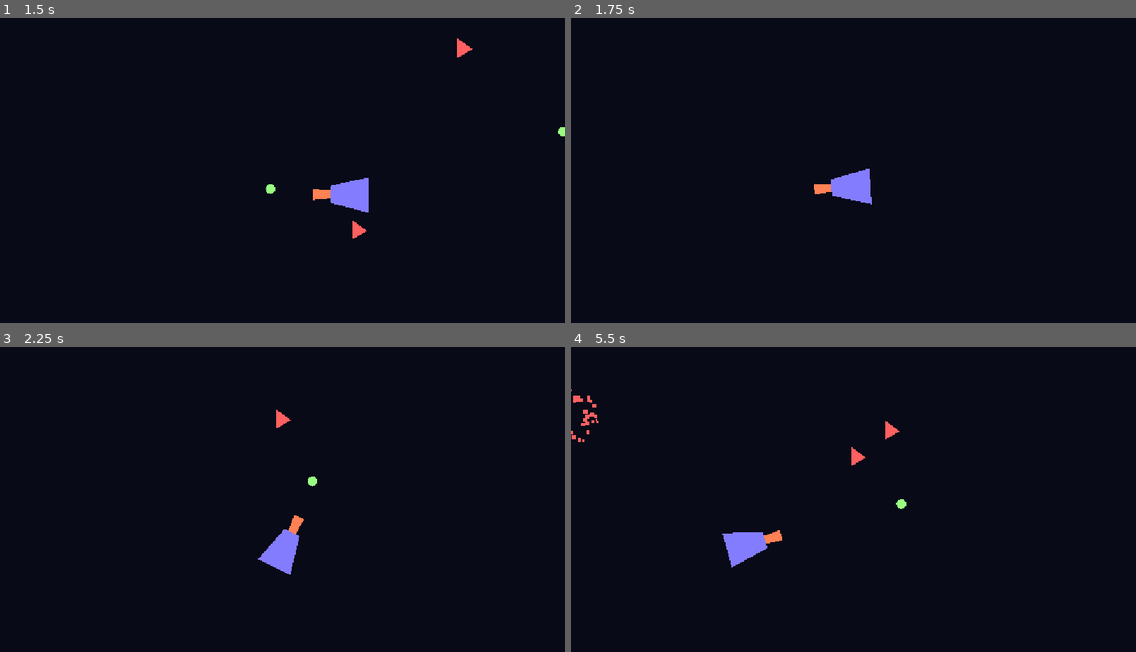
Above: before the commit, frames 1-4 (two rows, left to right).
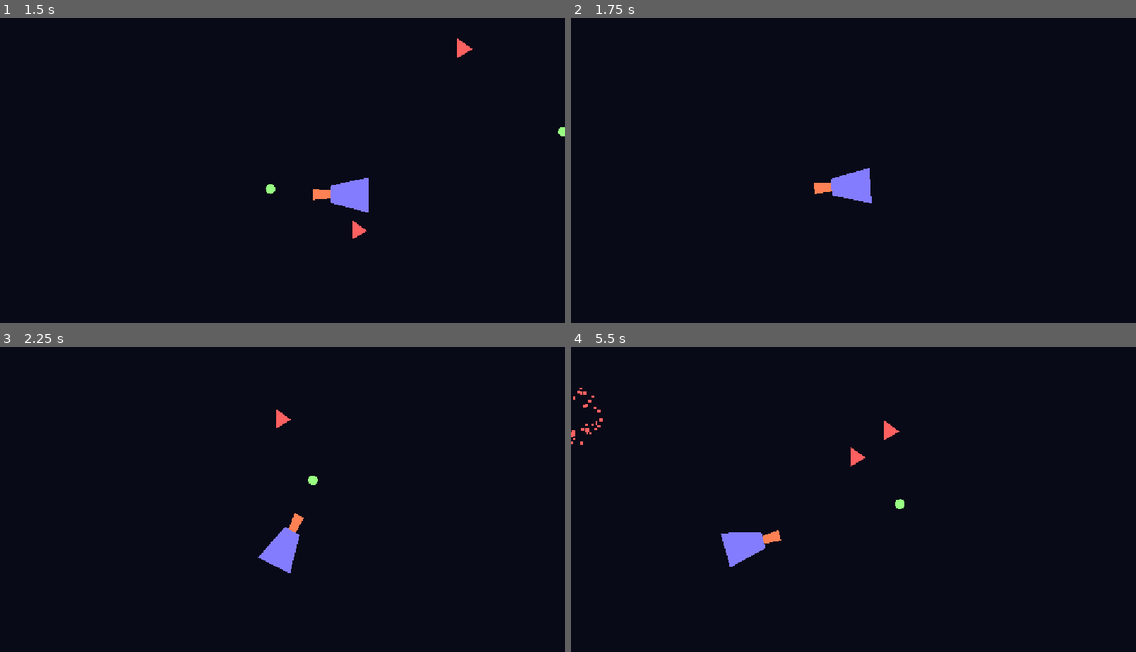
Above: after the commit, the same moments.

Repository: juansfierro/valentine-game-jam
Game: Godot game, scene res://scenes/game.tscn
The game is run twice, just before and just after one commit, with the same random seed, the same clock (stepped at 60 frames per second) and the same inputs.
Inputs (mouse positions are in pixels of both pictures, inside the frame that each line leads up to):
- Up to frame 1 (1.5 s): tap Enter at 0.5 s; move the mouse to (406, 161) at 0.52 s; hold D (right) 0.53-1.28 s; tap Space (shoot) at 0.6, 1.35 s; move the mouse to (169, 191) at 1.27 s; hold S (down) from 1.28 s (still down)
- Up to frame 2 (1.75 s): keep holding S (down)
- Up to frame 3 (2.25 s): move the mouse to (339, 435) at 2.02 s; release S (down) at 2.03 s; hold D (right) from 2.03 s (still down); tap Space (shoot) at 2.1 s
- Up to frame 4 (5.5 s): move the mouse to (825, 569) at 2.77 s; release D (right) at 2.78 s; hold W (up) 2.78-3.53 s; tap Space (shoot) every 0.75 s from 2.85 to 5.1 s; move the mouse to (1023, 554) at 3.52 s; hold A (left) 3.53-5.03 s; move the mouse to (684, 456) at 4.27 s; move the mouse to (881, 505) at 5.02 s; hold S (down) from 5.03 s (still down)

Frame 1 is identical in both runs. In frame 2, less than 0.1% of the frame differs, in the area x 43-54%, y 49-62%; in frame 3, 0.1%; in frame 4, 0.4%, in the area x 0-60%, y 13-73%.

Commit message:
Player can now take damage.

Diff:
--- a/alive_class.gd
+++ b/alive_class.gd
@@ -2,13 +2,13 @@
 
 class_name Alive
 
-@export var max_health: float
-@export var speed: float
-@export var damage: float
+@export var max_health: int
+@export var speed: int
+@export var damage: int
 
-var current_health: float
+var current_health: int
 
-func _init(health: float = 100.0, spd: float = 50.0, dmg: float = 10.0) -> void:
+func _init(health: int = 100, spd: int = 50, dmg: int = 10) -> void:
 	max_health = health
 	speed = spd
 	damage = dmg
@@ -16,7 +16,7 @@
 func _ready() -> void:
 	current_health = max_health
 
-func take_damage(amount: float) -> void:
+func take_damage(amount: int) -> void:
 	current_health -= amount
 
 	if current_health <= 0:
--- a/scripts/bullet.gd
+++ b/scripts/bullet.gd
@@ -2,13 +2,13 @@
 
 class_name Bullet
 
-@export var damage: float
-@export var speed: float
+@export var damage: int
+@export var speed: int
 
 var direction: Vector2
 var explosion_scene = preload("res://scenes/explosion.tscn")
 
-func _init(dmg: float = 100.0, spd: float = 10.0):
+func _init(dmg: int = 100, spd: int = 10):
 	damage = dmg
 	speed = spd
 
@@ -18,7 +18,7 @@
 func _on_body_entered(body: Node2D) -> void:
 	explode()
 	if body.is_in_group("alive"):
-		body.take_damage(100.0)
+		body.take_damage(100)
 
 func explode() -> void:
 	var explosion = explosion_scene.instantiate()
--- a/scripts/player.gd
+++ b/scripts/player.gd
@@ -3,18 +3,17 @@
 class_name Player
 
 var bullet_scene = preload("res://scenes/bullet.tscn")
-const SPEED = 200
 @onready var is_reloading = false
 @onready var shooty_part = $ShootyPart
 
-func _init(health: float = 100.0, spd: float = 200.0, dmg: float = 100.0):
+func _init(health: int = 100, spd: int = 200, dmg: int = 100.0):
 	super._init(health, spd, dmg)
 
 func _physics_process(_delta: float) -> void:
 	look_at(get_global_mouse_position())
 	#========================== Movement ======================================
-	velocity.x = Input.get_axis("left", "right") * SPEED
-	velocity.y = Input.get_axis("up", "down") * SPEED
+	velocity.x = Input.get_axis("left", "right") * speed
+	velocity.y = Input.get_axis("up", "down") * speed
 	velocity = lerp(get_real_velocity(), velocity, 0.1)
 
 	#========================== Shooting =======================================
@@ -29,6 +28,14 @@
 	for i in range(get_slide_collision_count()):
 		var collision = get_slide_collision(i)
 
-		if collision.get_collider().is_in_group("enemies") and not is_reloading:
-			is_reloading = true
-			get_tree().reload_current_scene()
+		if collision.get_collider().is_in_group("enemies"):
+			if current_health > 0:
+				take_damage(20)
+				print(current_health)
+			else:
+				die()
+
+func die() -> void:
+	if not is_reloading:
+		is_reloading = true
+		get_tree().reload_current_scene()
